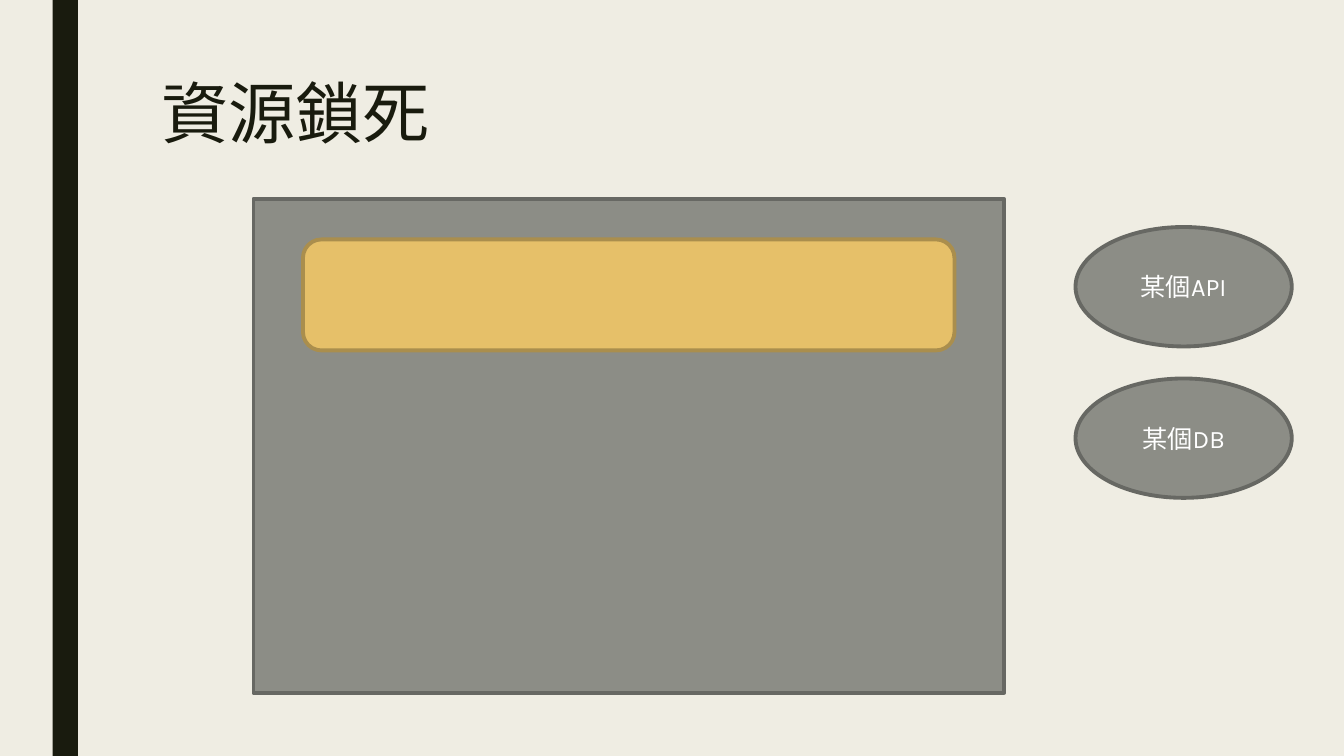
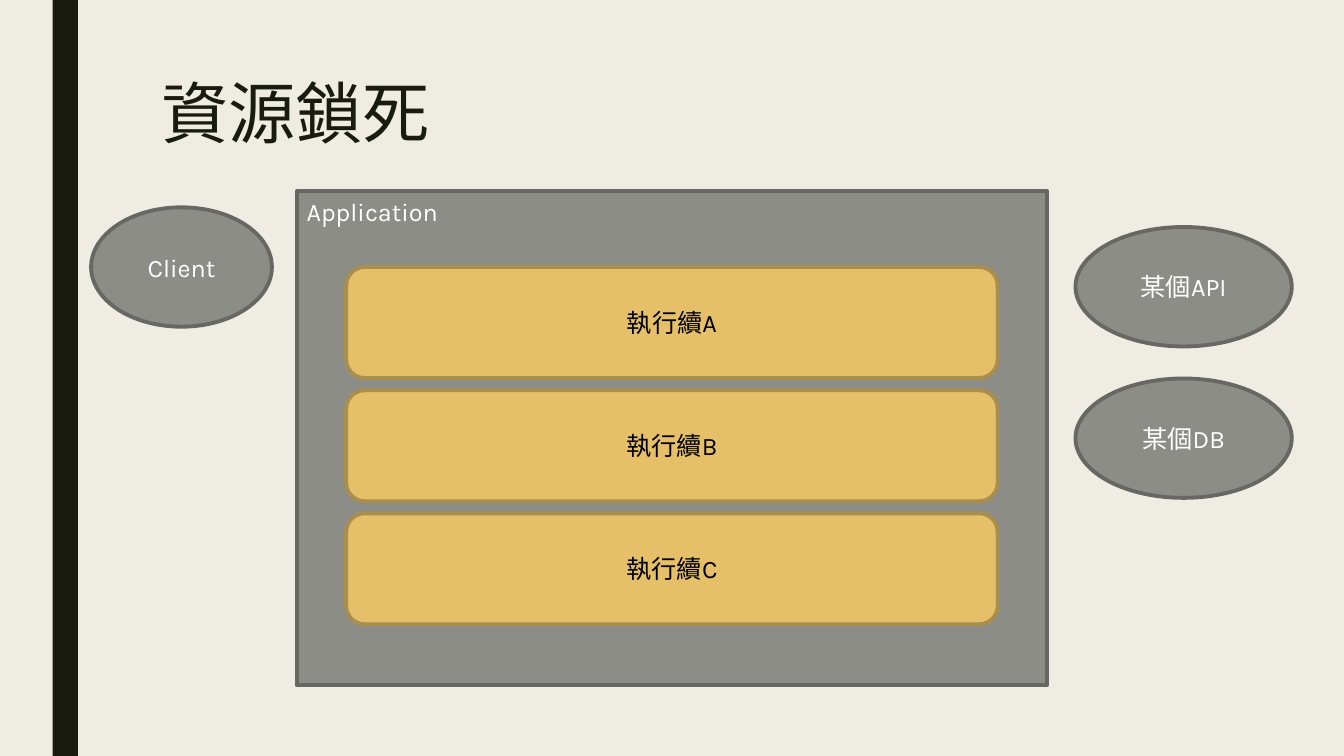
Before and after one commit to ryans610/.NET-Async-Basic, a slide deck: slide 9 of .NET非同步入門.pptx. Drawn at 1344x756 pixels with LibreOffice and Linux fonts; fonts in the diff are those of the drawing. Boxes give left, top, right and bottom in pixels: in the first picture for what was removed or moved away, otherwise in the second. Text is boxed around its words. In the diff, an @@ line names an element or a change of style, - is before the commit and + after.

Commit message:
sync

```diff
--- a/.NET非同步入門.pptx
+++ b/.NET非同步入門.pptx
@@ ellipse added at bbox=[91, 208, 271, 327], fill #8C8D86, outline #686863 2.75 pt, 18 pt, text #FFFFFF @@
+Client
@@ rectangle "Application": place and size @@
-rectangle "Application" at bbox=[253, 199, 1004, 693]
+rectangle "Application" at bbox=[296, 192, 1048, 686]
@@ text in rectangle at bbox=[307, 204, 438, 227]: text added @@
+Application
@@ rounded rectangle "執行續A": place and size @@
-rounded rectangle "執行續A" at bbox=[303, 240, 955, 351]
+rounded rectangle "執行續A" at bbox=[346, 267, 997, 378]
@@ text in rounded rectangle at bbox=[627, 310, 717, 334]: text added @@
+執行續A
@@ rounded rectangle added at bbox=[346, 390, 997, 501], fill #E6C069, outline #AA8E4E 2.75 pt, 18 pt, text #000000 @@
+執行續B
@@ rounded rectangle added at bbox=[346, 513, 997, 624], fill #E6C069, outline #AA8E4E 2.75 pt, 18 pt, text #000000 @@
+執行續C
```
